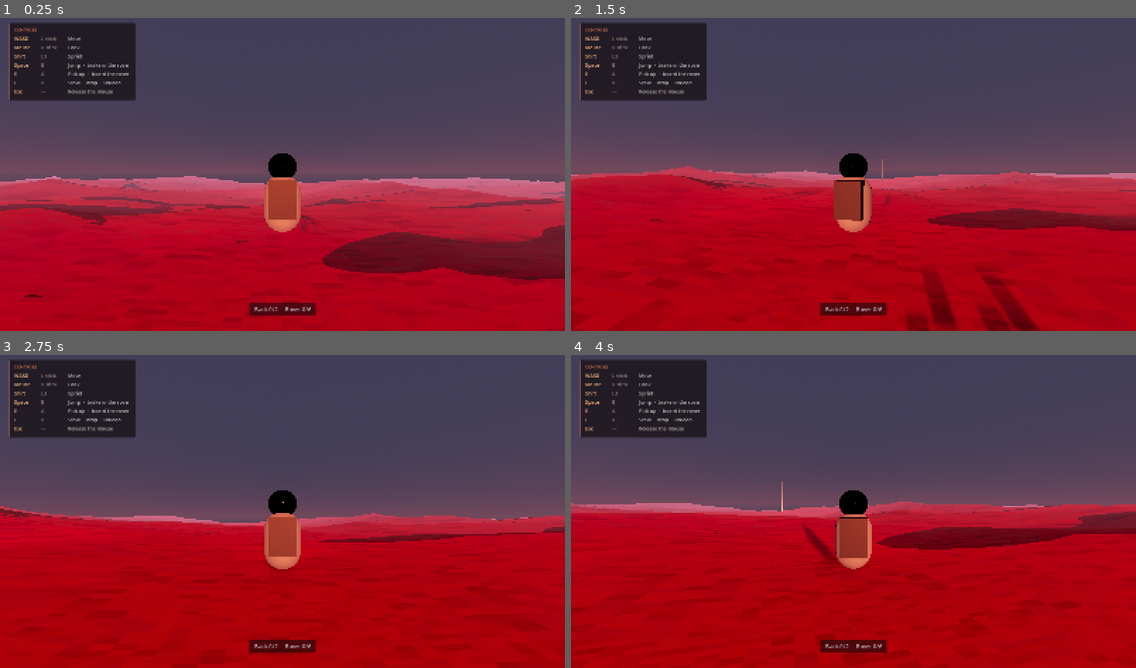
Above: before the commit, frames 1-4 (two rows, left to right).
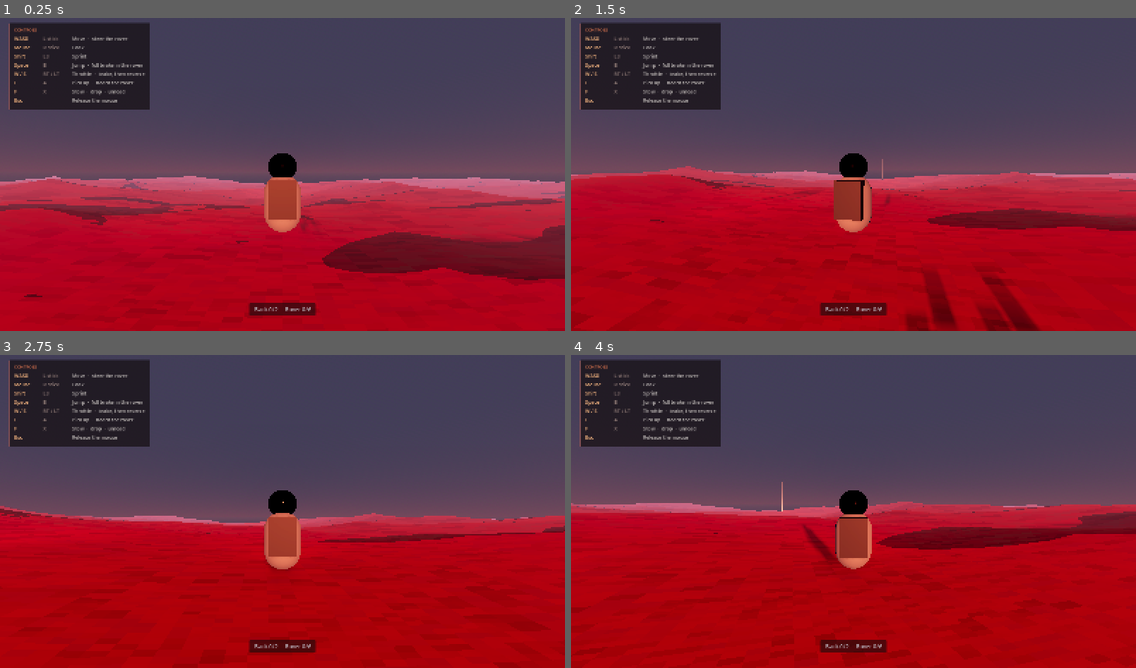
Above: after the commit, the same moments.

Repository: doomvoyager/SpaceStranding
Game: Godot game, scene res://scenes/world/test_world.tscn
Same seed, same stepped clock (60 frames per second), same inputs: the game is played once before the commit and once after it.
Inputs (mouse positions are in pixels of both pictures, inside the frame that each line leads up to):
- Up to frame 1 (0.25 s): no input
- Up to frame 2 (1.5 s): move the mouse to (881, 171) at 0.52 s; hold F (drop_cargo) 0.53-1.28 s; hold W (move_forward) from 0.53 s (still down); move the mouse to (825, 174) at 1.27 s; tap E (interact) at 1.35 s
- Up to frame 3 (2.75 s): keep holding W (move_forward); move the mouse to (293, 505) at 2.02 s; hold Shift (sprint) from 2.03 s (still down)
- Up to frame 4 (4 s): keep holding W (move_forward); move the mouse to (847, 514) at 2.77 s; release Shift (sprint) at 2.78 s; tap F (drop_cargo) at 2.85 s; move the mouse to (893, 514) at 3.52 s; hold E (interact) from 3.53 s (still down)

The runs differ from the first frame. In frame 1, 2.0% of the frame differs, in the area x 1-27%, y 1-30%; in frame 2, 2.0%; in frame 3, 2.0%; in frame 4, 2.0%.

Commit message:
Rover drives on the triggers; the left stick only steers
Mac's call: RT accelerates, LT decelerates, and the analog stick steers only.

The stick could not simply be unbound. move_forward/move_back are shared between
the astronaut on foot and the rover, so removing the joypad axis would have
killed on-foot walking. The rover gets its own drive_forward/drive_back actions
instead (W/S, RT/LT, no stick binding), which lets the same stick mean different
things in the two contexts without either script inspecting where the input came
from. Triggers are analog, so get_axis returns a real pedal position rather than
a switch.

LT brakes above reverse_threshold (0.6 m/s forward) and reverses below it. Read
literally "decelerate" could have been brake-only, but with throttle off the
stick that would leave a gamepad with no reverse at all. Brake-then-reverse is
the universal driving convention and satisfies both readings. S changed to match
- a deliberate change to the keyboard, since the two pedals should not diverge.
Space/B remain the separate full brake. Applying reverse torque to wheels still
rolling forward at a third of Earth's grip does not stop you, it spins them.

test_rover_controls.gd goes from two checks to five and now asserts the thing
actually asked for: holding move_forward leaves the rover coasting down
(17.9 -> 13.0 m/s) rather than accelerating. Both regression tests had been
driving the rover with move_forward and needed updating.

Co-Authored-By: Claude Opus 5 <noreply@anthropic.com>

Diff:
--- a/game/project.godot
+++ b/game/project.godot
@@ -54,6 +54,18 @@
 "deadzone": 0.2,
 "events": [Object(InputEventKey,"resource_local_to_scene":false,"resource_name":"","device":-1,"window_id":0,"alt_press …(190 unchanged characters)…
 , Object(InputEventJoypadMotion,"resource_local_to_scene":false,"resource_name":"","device":-1,"axis":0,"axis_value":1.0,"script":null)
+]
+}
+drive_forward={
+"deadzone": 0.1,
+"events": [Object(InputEventKey,"resource_local_to_scene":false,"resource_name":"","device":-1,"window_id":0,"alt_pressed":false,"shift_pressed":false,"ctrl_pressed":false,"meta_pressed":false,"pressed":false,"keycode":0,"physical_keycode":87,"key_label":0,"unicode":0,"location":0,"echo":false,"script":null)
+, Object(InputEventJoypadMotion,"resource_local_to_scene":false,"resource_name":"","device":-1,"axis":5,"axis_value":1.0,"script":null)
+]
+}
+drive_back={
+"deadzone": 0.1,
+"events": [Object(InputEventKey,"resource_local_to_scene":false,"resource_name":"","device":-1,"window_id":0,"alt_pressed":false,"shift_pressed":false,"ctrl_pressed":false,"meta_pressed":false,"pressed":false,"keycode":0,"physical_keycode":83,"key_label":0,"unicode":0,"location":0,"echo":false,"script":null)
+, Object(InputEventJoypadMotion,"resource_local_to_scene":false,"resource_name":"","device":-1,"axis":4,"axis_value":1.0,"script":null)
 ]
 }
 look_left={
--- a/game/scenes/ui/hud.tscn
+++ b/game/scenes/ui/hud.tscn
@@ -31,7 +31,7 @@
 offset_left = 26.0
 offset_top = 26.0
 offset_right = 372.0
-offset_bottom = 246.0
+offset_bottom = 272.0
 theme_override_styles/panel = SubResource("StyleBoxFlat_card")
 
 [node name="List" type="VBoxContainer" parent="Controls"]
@@ -48,30 +48,30 @@
 theme_override_constants/v_separation = 5
 
 [node name="R0C0" type="Label" parent="Controls/List/Grid"]
-custom_minimum_size = Vector2(62, 0)
+custom_minimum_size = Vector2(68, 0)
 text = "WASD"
 theme_override_font_sizes/font_size = 14
 theme_override_colors/font_color = Color(1, 0.74, 0.52, 1)
 
 [node name="R0C1" type="Label" parent="Controls/List/Grid"]
-custom_minimum_size = Vector2(62, 0)
+custom_minimum_size = Vector2(68, 0)
 text = "L stick"
 theme_override_font_sizes/font_size = 14
 theme_override_colors/font_color = Color(0.72, 0.62, 0.58, 0.75)
 
 [node name="R0C2" type="Label" parent="Controls/List/Grid"]
-text = "Move"
+text = "Move  ·  steer the rover"
 theme_override_font_sizes/font_size = 14
 theme_override_colors/font_color = Color(0.87, 0.85, 0.83, 0.82)
 
 [node name="R1C0" type="Label" parent="Controls/List/Grid"]
-custom_minimum_size = Vector2(62, 0)
+custom_minimum_size = Vector2(68, 0)
 text = "Mouse"
 theme_override_font_sizes/font_size = 14
 theme_override_colors/font_color = Color(1, 0.74, 0.52, 1)
 
 [node name="R1C1" type="Label" parent="Controls/List/Grid"]
-custom_minimum_size = Vector2(62, 0)
+custom_minimum_size = Vector2(68, 0)
 text = "R stick"
 theme_override_font_sizes/font_size = 14
 theme_override_colors/font_color = Color(0.72, 0.62, 0.58, 0.75)
@@ -82,13 +82,13 @@
 theme_override_colors/font_color = Color(0.87, 0.85, 0.83, 0.82)
 
 [node name="R2C0" type="Label" parent="Controls/List/Grid"]
-custom_minimum_size = Vector2(62, 0)
+custom_minimum_size = Vector2(68, 0)
 text = "Shift"
 theme_override_font_sizes/font_size = 14
 theme_override_colors/font_color = Color(1, 0.74, 0.52, 1)
 
 [node name="R2C1" type="Label" parent="Controls/List/Grid"]
-custom_minimum_size = Vector2(62, 0)
+custom_minimum_size = Vector2(68, 0)
 text = "L3"
 theme_override_font_sizes/font_size = 14
 theme_override_colors/font_color = Color(0.72, 0.62, 0.58, 0.75)
@@ -99,69 +99,86 @@
 theme_override_colors/font_color = Color(0.87, 0.85, 0.83, 0.82)
 
 [node name="R3C0" type="Label" parent="Controls/List/Grid"]
-custom_minimum_size = Vector2(62, 0)
+custom_minimum_size = Vector2(68, 0)
 text = "Space"
 theme_override_font_sizes/font_size = 14
 theme_override_colors/font_color = Color(1, 0.74, 0.52, 1)
 
 [node name="R3C1" type="Label" parent="Controls/List/Grid"]
-custom_minimum_size = Vector2(62, 0)
+custom_minimum_size = Vector2(68, 0)
 text = "B"
 theme_override_font_sizes/font_size = 14
 theme_override_colors/font_color = Color(0.72, 0.62, 0.58, 0.75)
 
 [node name="R3C2" type="Label" parent="Controls/List/Grid"]
-text = "Jump  ·  brake in the rover"
+text = "Jump  ·  full brake in the rover"
 theme_override_font_sizes/font_size = 14
 theme_override_colors/font_color = Color(0.87, 0.85, 0.83, 0.82)
 
 [node name="R4C0" type="Label" parent="Controls/List/Grid"]
-custom_minimum_size = Vector2(62, 0)
+custom_minimum_size = Vector2(68, 0)
+text = "W / S"
+theme_override_font_sizes/font_size = 14
+theme_override_colors/font_color = Color(1, 0.74, 0.52, 1)
+
+[node name="R4C1" type="Label" parent="Controls/List/Grid"]
+custom_minimum_size = Vector2(68, 0)
+text = "RT / LT"
+theme_override_font_sizes/font_size = 14
+theme_override_colors/font_color = Color(0.72, 0.62, 0.58, 0.75)
+
+[node name="R4C2" type="Label" parent="Controls/List/Grid"]
+text = "Throttle  ·  brake, then reverse"
+theme_override_font_sizes/font_size = 14
+theme_override_colors/font_color = Color(0.87, 0.85, 0.83, 0.82)
+
+[node name="R5C0" type="Label" parent="Controls/List/Grid"]
+custom_minimum_size = Vector2(68, 0)
 text = "E"
 theme_override_font_sizes/font_size = 14
 theme_override_colors/font_color = Color(1, 0.74, 0.52, 1)
 
-[node name="R4C1" type="Label" parent="Controls/List/Grid"]
-custom_minimum_size = Vector2(62, 0)
+[node name="R5C1" type="Label" parent="Controls/List/Grid"]
+custom_minimum_size = Vector2(68, 0)
 text = "A"
 theme_override_font_sizes/font_size = 14
 theme_override_colors/font_color = Color(0.72, 0.62, 0.58, 0.75)
 
-[node name="R4C2" type="Label" parent="Controls/List/Grid"]
+[node name="R5C2" type="Label" parent="Controls/List/Grid"]
 text = "Pick up  ·  board the rover"
 theme_override_font_sizes/font_size = 14
 theme_override_colors/font_color = Color(0.87, 0.85, 0.83, 0.82)
 
-[node name="R5C0" type="Label" parent="Controls/List/Grid"]
-custom_minimum_size = Vector2(62, 0)
+[node name="R6C0" type="Label" parent="Controls/List/Grid"]
+custom_minimum_size = Vector2(68, 0)
 text = "F"
 theme_override_font_sizes/font_size = 14
 theme_override_colors/font_color = Color(1, 0.74, 0.52, 1)
 
-[node name="R5C1" type="Label" parent="Controls/List/Grid"]
-custom_minimum_size = Vector2(62, 0)
+[node name="R6C1" type="Label" parent="Controls/List/Grid"]
+custom_minimum_size = Vector2(68, 0)
 text = "X"
 theme_override_font_sizes/font_size = 14
 theme_override_colors/font_color = Color(0.72, 0.62, 0.58, 0.75)
 
-[node name="R5C2" type="Label" parent="Controls/List/Grid"]
+[node name="R6C2" type="Label" parent="Controls/List/Grid"]
 text = "Stow  ·  drop  ·  unload"
 theme_override_font_sizes/font_size = 14
 theme_override_colors/font_color = Color(0.87, 0.85, 0.83, 0.82)
 
-[node name="R6C0" type="Label" parent="Controls/List/Grid"]
-custom_minimum_size = Vector2(62, 0)
+[node name="R7C0" type="Label" parent="Controls/List/Grid"]
+custom_minimum_size = Vector2(68, 0)
 text = "Esc"
 theme_override_font_sizes/font_size = 14
 theme_override_colors/font_color = Color(1, 0.74, 0.52, 1)
 
-[node name="R6C1" type="Label" parent="Controls/List/Grid"]
-custom_minimum_size = Vector2(62, 0)
+[node name="R7C1" type="Label" parent="Controls/List/Grid"]
+custom_minimum_size = Vector2(68, 0)
 text = "—"
 theme_override_font_sizes/font_size = 14
 theme_override_colors/font_color = Color(0.72, 0.62, 0.58, 0.75)
 
-[node name="R6C2" type="Label" parent="Controls/List/Grid"]
+[node name="R7C2" type="Label" parent="Controls/List/Grid"]
 text = "Release the mouse"
 theme_override_font_sizes/font_size = 14
 theme_override_colors/font_color = Color(0.87, 0.85, 0.83, 0.82)
--- a/game/scripts/vehicle/rover.gd
+++ b/game/scripts/vehicle/rover.gd
@@ -21,6 +21,10 @@
 @export var max_brake_force := 26.0
 ## Passive drag when the throttle is released, in brake units.
 @export var engine_braking := 2.5
+## Below this forward speed (m/s), the decelerate input stops braking and starts
+## reversing. Above it, holding LT or S slows you down instead of fighting the
+## wheels with reverse torque - which at a third of Earth's grip just spins them.
+@export var reverse_threshold := 0.6
 
 @export_group("Steering")
 @export_range(0.0, 60.0) var max_steer_angle := 32.0
@@ -94,7 +98,10 @@
 	if driver == null:
 		return
 
-	var throttle := Input.get_axis("move_back", "move_forward")
+	# Throttle is deliberately NOT move_forward/move_back: those carry the left
+	# stick for the astronaut on foot, and in the rover the stick steers only.
+	# RT and LT are analog, so get_axis returns a real pedal position.
+	var throttle := Input.get_axis("drive_back", "drive_forward")
 	var steer_input := Input.get_axis("move_right", "move_left")
 	var braking := Input.is_action_pressed("brake")
 
@@ -126,9 +133,18 @@
 	elif throttle > 0.0:
 		engine_force = ENGINE_FORCE_SIGN * throttle * max_engine_force
 		brake = 0.0
+	elif forward_speed() > reverse_threshold:
+		# Still rolling forward: the decelerate pedal is a brake, not reverse.
+		engine_force = 0.0
+		brake = -throttle * max_brake_force
 	else:
 		engine_force = ENGINE_FORCE_SIGN * throttle * max_reverse_force
 		brake = 0.0
+
+
+## Speed along the rover's own forward axis. Negative while reversing.
+func forward_speed() -> float:
+	return linear_velocity.dot(-global_transform.basis.z)
 
 
 # --- Load ---------------------------------------------------------------
--- a/game/tests/test_cargo_flow.gd
+++ b/game/tests/test_cargo_flow.gd
@@ -71,10 +71,10 @@
 			_empty_com = _rover.center_of_mass
 			_run_transfers()
 			_rover.enter(_astronaut)
-			Input.action_press("move_forward")
+			Input.action_press("drive_forward")
 
 		F_PARK:
-			Input.action_release("move_forward")
+			Input.action_release("drive_forward")
 			_check_still_attached()
 			_rover.exit()
 			_stand_at(_rover.global_position + _rover.global_transform.basis.x * 2.6)
--- a/game/tests/test_rover_controls.gd
+++ b/game/tests/test_rover_controls.gd
@@ -1,12 +1,17 @@
 extends Node3D
 ## Regression test for the rover control axes, which were inverted once and are
-## easy to invert again: pressing W must move the real rover toward its own -Z
+## easy to invert again: throttle must move the real rover toward its own -Z
 ## (the end the headlights and steering axle are on), and A must yaw it LEFT
 ## while doing so.
 ##
 ## The two are coupled. A backwards-driving rover also reads as inverted
 ## steering, because you are watching it come at the camera - so a fix that
 ## inverts both leaves steering genuinely wrong. Test them together.
+##
+## Also locks in the pedal layout: throttle is `drive_forward`/`drive_back`
+## (W/S and RT/LT), NOT `move_forward`/`move_back`, which carry the left stick
+## for the astronaut on foot. In the rover the stick steers only. And the
+## decelerate pedal brakes while rolling forward, reversing only once stopped.
 ##
 ## Runs as a scene rather than via --script so autoloads exist.
 ## Run: engine/Godot.app/Contents/MacOS/Godot --headless --path game \
@@ -15,6 +20,17 @@
 const SETTLE_FRAMES := 60
 const DRIVE_FRAMES := 180
 const TURN_FRAMES := 180
+const COAST_FRAMES := 120
+const BRAKE_FRAMES := 45
+const REVERSE_FRAMES := 210
+
+const F_DRIVE := SETTLE_FRAMES
+const F_TURN := F_DRIVE + DRIVE_FRAMES
+const F_COAST := F_TURN + TURN_FRAMES
+const F_BRAKE := F_COAST + COAST_FRAMES
+const F_DECELERATE := F_BRAKE + DRIVE_FRAMES
+const F_REVERSE := F_DECELERATE + BRAKE_FRAMES
+const F_END := F_REVERSE + REVERSE_FRAMES
 ## Metres of forward travel below which we call it a failure.
 const MIN_EXPECTED_TRAVEL := 2.0
 ## Degrees of yaw below which we are not convincingly turning.
@@ -24,6 +40,8 @@
 var _start_pos := Vector3.ZERO
 var _start_basis := Basis.IDENTITY
 var _yaw_before_turn := 0.0
+var _speed_before_coast := 0.0
+var _speed_before_brake := 0.0
 var _frames := 0
 var _failures: Array[String] = []
 
@@ -53,20 +71,40 @@
 	_frames += 1
 
 	match _frames:
-		SETTLE_FRAMES:
+		F_DRIVE:
 			_start_pos = _rover.global_position
 			_start_basis = _rover.global_transform.basis
-			Input.action_press("move_forward")
+			Input.action_press("drive_forward")
 
-		SETTLE_FRAMES + DRIVE_FRAMES:
+		F_TURN:
 			_check_forward()
 			_yaw_before_turn = _rover.global_rotation.y
 			Input.action_press("move_left")
 
-		SETTLE_FRAMES + DRIVE_FRAMES + TURN_FRAMES:
+		F_COAST:
 			_check_steering()
+			# The stick's own action must do nothing at all in the rover.
+			Input.action_release("drive_forward")
+			Input.action_release("move_left")
+			Input.action_press("move_forward")
+			_speed_before_coast = _rover.forward_speed()
+
+		F_BRAKE:
+			_check_stick_does_not_drive()
 			Input.action_release("move_forward")
-			Input.action_release("move_left")
+			Input.action_press("drive_forward")
+
+		F_DECELERATE:
+			Input.action_release("drive_forward")
+			Input.action_press("drive_back")
+			_speed_before_brake = _rover.forward_speed()
+
+		F_REVERSE:
+			_check_decelerates_without_reversing()
+
+		F_END:
+			Input.action_release("drive_back")
+			_check_reverses_once_stopped()
 			_finish()
 
 
@@ -74,10 +112,10 @@
 	var delta_pos := _rover.global_position - _start_pos
 	# The rover's own forward is -Z, as it is for every node in Godot.
 	var travelled := delta_pos.dot(-_start_basis.z)
-	print("W: %+.2f m along the rover's own forward axis" % travelled)
+	print("throttle: %+.2f m along the rover's own forward axis" % travelled)
 	if travelled < MIN_EXPECTED_TRAVEL:
 		_failures.append(
-			"W moved the rover %+.2f m along its forward axis, expected >= %.1f"
+			"drive_forward moved the rover %+.2f m along its forward axis, expected >= %.1f"
 			% [travelled, MIN_EXPECTED_TRAVEL]
 		)
 
@@ -95,6 +133,51 @@
 		)
 
 
+## move_forward carries the left stick, which steers and nothing else in the
+## rover. Holding it must leave the rover coasting down, not accelerating.
+func _check_stick_does_not_drive() -> void:
+	var now := _rover.forward_speed()
+	print("stick held: %.2f -> %.2f m/s" % [_speed_before_coast, now])
+	if now >= _speed_before_coast:
+		_failures.append(
+			"move_forward drove the rover: %.2f -> %.2f m/s. The left stick must"
+			% [_speed_before_coast, now]
+			+ " steer only; throttle is drive_forward."
+		)
+
+
+## Holding decelerate while rolling forward must slow the rover down without
+## snapping it into reverse.
+func _check_decelerates_without_reversing() -> void:
+	var now := _rover.forward_speed()
+	var shed := _speed_before_brake - now
+	print("decelerate: %.2f -> %.2f m/s (shed %.2f)" % [_speed_before_brake, now, shed])
+	if shed < 1.0:
+		_failures.append(
+			"decelerate shed only %.2f m/s in %d frames; it is not braking"
+			% [shed, BRAKE_FRAMES]
+		)
+	if now < -reverse_slack():
+		_failures.append(
+			"decelerate snapped straight into reverse (%.2f m/s) instead of braking" % now
+		)
+
+
+## Held past a standstill, it must actually reverse.
+func _check_reverses_once_stopped() -> void:
+	var now := _rover.forward_speed()
+	print("held to reverse: %.2f m/s" % now)
+	if now > -0.5:
+		_failures.append(
+			"decelerate held past a stop reached only %.2f m/s; expected reverse" % now
+		)
+
+
+## Tolerance for overshooting the reverse threshold within one check window.
+func reverse_slack() -> float:
+	return 0.5
+
+
 func _finish() -> void:
 	if _failures.is_empty():
 		print("PASS: rover control axes are correct.")
Not shown, changed: docs/02-Systems/Astronaut-Traversal.md
Not shown, changed: docs/02-Systems/Rover.md
Not shown, changed: docs/05-Sessions/2026-08-30.md
Not shown, changed: docs/07-Decisions/Decision-Log.md
